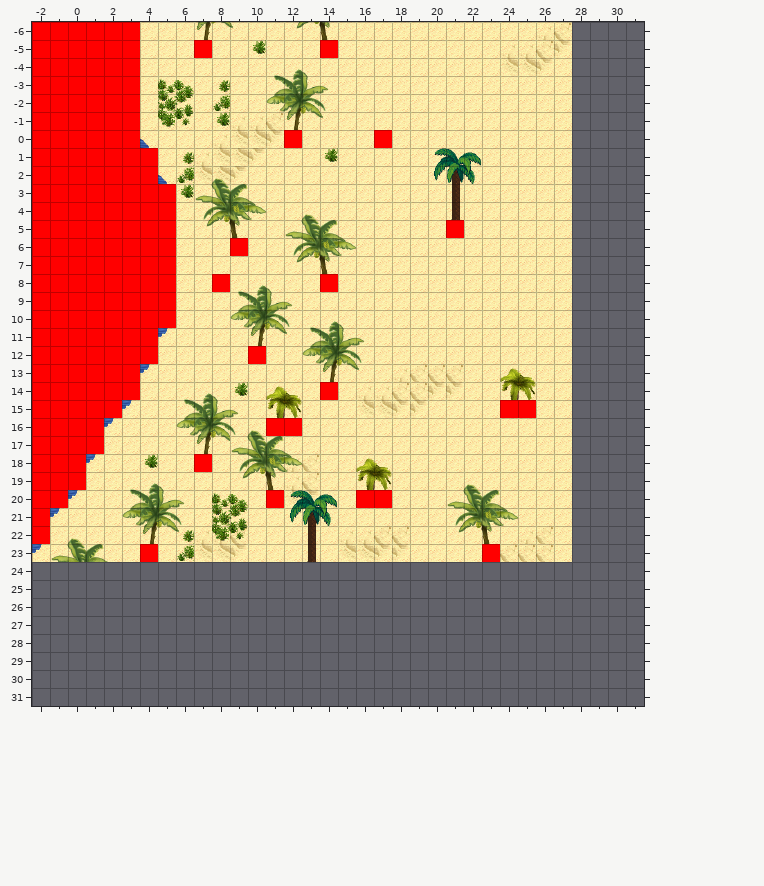
Tiled map, stored at AndorsTrail/res/xml/0_sikhw_city_x1_y3.tmx. Above, as it was before the edit.
Cells are 32x32 px. Shown: x -2..31, y -6..31. The old version is drawn lined up with the new one.
Now the later version:
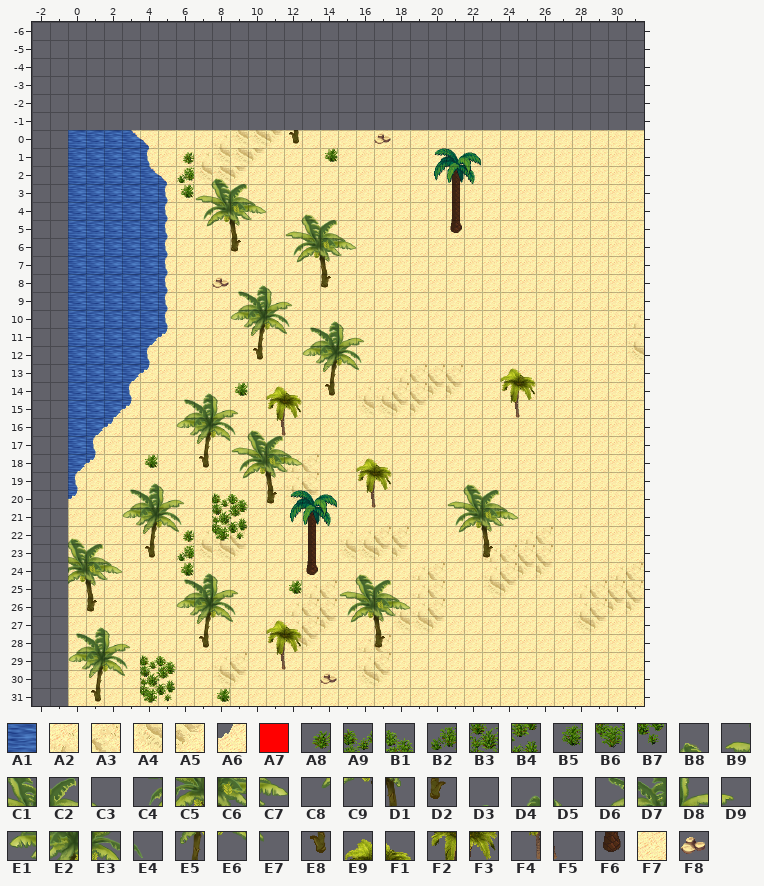
Key: from "tileset_ground_ground": A1 10; from "tileset_ground_sand_2": A2 3, A3 4, A4 8, A5 9; from "tileset_ground_sand_edges": A6 12; from "tileset_logic_collision": A7 0; from "tileset_plant_bush_large_green": A8 0, A9 1, B1 2, B2 3, B3 4, B4 5, B5 6, B6 7, B7 8; from "tileset_plant_tree_banana_tree": B8 1, B9 4, C1 5, C2 6, C3 7, C4 8, C5 9, C6 10, C7 11, C8 12, C9 13, D1 14, D2 18, D3 20, D4 21, D5 22, D6 24, D7 25, D8 26, D9 27, E1 28, E2 29, E3 30, E4 31, E5 33, E6 34, E7 35, E8 37; from "tileset_plant_tree_palm_tree": E9 0, F1 1, F2 2, F3 3, F4 4, F5 5; from "tileset_plant_tree_palm_trees": F6 17; from "tileset_terrain_desert": F7 9, F8 76.
__ is an empty cell.
Tiles replaced or removed in this view: A1, A2, A3, A4, A5, A6, A7, A8, A9, B1, B2, B3, B4, B5, B6, B7, B9, C8, C9, D1, D3, D4, D5, D6, D7, D8, D9, E1, E2, E3, E4, E5, E6, E7, F7.
The edit:
Changed rows in their new state; .. is an unchanged cell.
map size 30x30 -> 32x32 cells (old content now starts at -2,-6; both pictures use the new coordinates)
Layer "Ground":
first column x -2:
-6 __ __ __ __ __ __ __ __ __ __ __ __ __ __ __ __ __ __ __ __ __ __ __ __ __ __ __ __ __ __ .. .. .. ..
-5 __ __ __ __ __ __ __ __ __ __ __ __ __ __ __ __ __ __ __ __ __ __ __ __ __ __ __ __ __ __ .. .. .. ..
-4 __ __ __ __ __ __ __ __ __ __ __ __ __ __ __ __ __ __ __ __ __ __ __ __ __ __ __ __ __ __ .. .. .. ..
-3 __ __ __ __ __ __ __ __ __ __ __ __ __ __ __ __ __ __ __ __ __ __ __ __ __ __ __ __ __ __ .. .. .. ..
-2 __ __ __ __ __ __ __ __ __ __ __ __ __ __ __ __ __ __ __ __ __ __ __ __ __ __ __ __ __ __ .. .. .. ..
-1 __ __ __ __ __ __ __ __ __ __ __ __ __ __ __ __ __ __ __ __ __ __ __ __ __ __ __ __ __ __ .. .. .. ..
 0 __ __ .. .. .. .. .. .. .. .. .. .. .. .. .. .. .. .. .. .. .. .. .. .. .. .. .. .. .. .. F7 F7 F7 F7
 1 __ __ .. .. .. .. .. .. .. .. .. .. .. .. .. .. .. .. .. .. .. .. .. .. .. .. .. .. .. .. F7 F7 F7 F7
 2 __ __ .. .. .. .. .. .. .. .. .. .. .. .. .. .. .. .. .. .. .. .. .. .. .. .. .. .. .. .. F7 F7 F7 F7
 3 __ __ .. .. .. .. .. .. .. .. .. .. .. .. .. .. .. .. .. .. .. .. .. .. .. .. .. .. .. .. F7 F7 F7 F7
 4 __ __ .. .. .. .. .. .. .. .. .. .. .. .. .. .. .. .. .. .. .. .. .. .. .. .. .. .. .. .. F7 F7 F7 F7
 5 __ __ .. .. .. .. .. .. .. .. .. .. .. .. .. .. .. .. .. .. .. .. .. .. .. .. .. .. .. .. F7 F7 F7 F7
 6 __ __ .. .. .. .. .. .. .. .. .. .. .. .. .. .. .. .. .. .. .. .. .. .. .. .. .. .. .. .. F7 F7 F7 F7
 7 __ __ .. .. .. .. .. .. .. .. .. .. .. .. .. .. .. .. .. .. .. .. .. .. .. .. .. .. .. .. F7 F7 F7 F7
 8 __ __ .. .. .. .. .. .. .. .. .. .. .. .. .. .. .. .. .. .. .. .. .. .. .. .. .. .. .. .. F7 F7 F7 F7
 9 __ __ .. .. .. .. .. .. .. .. .. .. .. .. .. .. .. .. .. .. .. .. .. .. .. .. .. .. .. .. F7 F7 F7 F7
10 __ __ .. .. .. .. .. .. .. .. .. .. .. .. .. .. .. .. .. .. .. .. .. .. .. .. .. .. .. .. F7 F7 F7 A2
11 __ __ .. .. .. .. .. .. .. .. .. .. .. .. .. .. .. .. .. .. .. .. .. .. .. .. .. .. .. .. F7 F7 F7 A2
12 __ __ .. .. .. .. .. .. .. .. .. .. .. .. .. .. .. .. .. .. .. .. .. .. .. .. .. .. .. .. F7 F7 F7 A4
13 __ __ .. .. .. .. .. .. .. .. .. .. .. .. .. .. .. .. .. .. .. .. .. .. .. .. .. .. .. .. F7 F7 F7 F7
14 __ __ .. .. .. .. .. .. .. .. .. .. .. .. .. .. .. .. .. .. .. .. .. .. .. .. .. .. .. .. F7 F7 F7 F7
15 __ __ .. .. .. .. .. .. .. .. .. .. .. .. .. .. .. .. .. .. .. .. .. .. .. .. .. .. .. .. F7 F7 F7 F7
16 __ __ .. .. .. .. .. .. .. .. .. .. .. .. .. .. .. .. .. .. .. .. .. .. .. .. .. .. .. .. F7 F7 F7 F7
17 __ __ .. .. .. .. .. .. .. .. .. .. .. .. .. .. .. .. .. .. .. .. .. .. .. .. .. .. .. .. F7 F7 F7 F7
18 __ __ .. .. .. .. .. .. .. .. .. .. .. .. .. .. .. .. .. .. .. .. .. .. .. .. .. .. .. .. F7 F7 F7 F7
19 __ __ .. .. .. .. .. .. .. .. .. .. .. .. .. .. .. .. .. .. .. .. .. .. .. .. .. .. .. .. F7 F7 F7 F7
20 __ __ .. .. .. .. .. .. .. .. .. .. .. .. .. .. .. .. .. .. .. .. .. .. .. .. .. .. .. .. F7 F7 F7 F7
21 __ __ .. .. .. .. .. .. .. .. .. .. .. .. .. .. .. .. .. .. .. .. .. .. .. .. .. .. .. .. F7 F7 F7 F7
22 __ __ .. .. .. .. .. .. .. .. .. .. .. .. .. .. .. .. .. .. .. .. .. .. .. .. .. .. .. .. F7 F7 F7 F7
23 __ __ .. .. .. .. .. .. .. .. .. .. .. .. .. .. .. .. .. .. .. .. .. .. .. .. .. .. .. .. F7 F7 F7 F7
24 .. .. F7 F7 F7 F7 F7 F7 F7 F7 F7 F7 F7 F7 F7 F7 F7 F7 F7 F7 F7 A2 A3 F7 F7 A2 A3 A5 A5 F7 F7 F7 A2 A3
25 .. .. F7 F7 F7 F7 F7 F7 F7 F7 F7 F7 F7 F7 F7 A2 A3 F7 F7 F7 F7 A2 A3 F7 F7 A4 A5 F7 F7 F7 A2 A3 A3 A3
26 .. .. F7 F7 F7 F7 F7 F7 F7 F7 F7 F7 F7 F7 A2 A3 A3 F7 F7 F7 A2 A2 A3 F7 F7 F7 F7 F7 F7 F7 A2 A3 A5 A5
27 .. .. F7 F7 F7 F7 F7 F7 F7 F7 F7 F7 F7 F7 A2 A3 A5 F7 F7 F7 A4 A4 A5 F7 F7 F7 F7 F7 F7 F7 A4 A5 F7 F7
28 .. .. F7 F7 F7 F7 F7 F7 F7 F7 F7 F7 F7 F7 A4 A5 F7 F7 A2 A3 F7 F7 F7 F7 F7 F7 F7 F7 F7 F7 F7 F7 F7 F7
29 .. .. F7 F7 F7 F7 F7 F7 F7 F7 A2 A3 F7 F7 F7 F7 F7 F7 A2 A3 F7 F7 F7 F7 F7 F7 F7 F7 F7 F7 F7 F7 F7 F7
30 .. .. F7 F7 F7 F7 F7 F7 F7 F7 A4 A5 F7 F7 F7 F7 F7 F7 A4 A5 F7 F7 F7 F7 F7 F7 F7 F7 F7 F7 F7 F7 F7 F7
31 .. .. F7 F7 F7 F7 F7 F7 F7 F7 F7 F7 F7 F7 F7 F7 F7 F7 F7 F7 F7 F7 F7 F7 F7 F7 F7 F7 F7 F7 F7 F7 F7 F7
Layer "Object":
first column x 3:
-6 __ .. .. .. .. .. .. .. .. .. .. ..
-5 __ .. .. .. __ .. .. __ .. .. .. __
-4 __ .. .. .. .. .. .. .. .. .. .. ..
-3 __ .. __ __ .. __ .. .. .. .. .. ..
-2 __ .. __ __ .. __ .. .. .. .. .. ..
-1 __ .. __ __ .. __ .. .. .. .. .. ..
first column x -2:
20 .. __ .. .. .. .. .. .. .. .. .. .. .. .. .. .. .. .. .. ..
21 __ __ .. .. .. .. .. .. .. .. .. .. .. .. .. .. .. .. .. ..
22 __ .. .. .. .. .. .. .. .. .. .. .. .. .. .. .. .. .. .. ..
23 __ .. .. .. .. .. .. .. .. .. .. .. .. .. .. .. .. .. .. ..
24 .. .. .. .. .. .. .. .. B5 .. .. .. .. .. .. F6 .. .. .. ..
25 .. .. .. .. .. .. .. .. .. .. .. .. .. .. B5 .. .. .. .. ..
26 .. .. .. D2 .. .. .. .. .. .. .. .. .. .. .. .. .. .. .. ..
28 .. .. .. .. .. .. .. .. .. E8 .. .. .. .. .. .. .. .. .. D2
29 .. .. .. .. .. .. A9 B1 .. .. .. .. .. F4 F5 .. .. .. .. ..
30 .. .. .. .. .. .. B3 B4 .. .. .. .. .. .. .. .. F8 .. .. ..
31 .. .. .. E8 .. .. B6 B7 .. .. B5 .. .. .. .. .. .. .. .. ..
Layer "Above":
first column x 7:
-6 __ __ __ .. .. __ __ __
-4 .. .. .. .. __ __ __ ..
-3 .. .. .. .. __ __ __ __
-2 .. .. .. .. __ __ __ __
-1 .. .. .. .. .. __ __ __
first column x -1:
23 __ .. .. .. .. .. .. .. .. .. .. .. .. .. .. .. .. .. .. ..
24 .. C5 C6 C7 .. .. .. D3 D4 D5 .. .. .. .. .. .. .. B8 .. ..
25 .. C9 D1 .. .. .. .. D6 D7 D8 D9 .. .. .. .. .. B9 C1 C2 C3
26 .. .. .. .. .. .. .. E1 E2 E3 E4 .. .. .. .. .. C4 C5 C6 C7
27 .. D3 D4 D5 .. .. .. .. E5 E6 E7 .. E9 F1 .. .. C8 C9 D1 ..
28 .. D6 D7 D8 D9 .. .. .. .. .. .. .. F2 F3 .. .. .. .. .. ..
29 .. E1 E2 E3 E4 .. .. .. .. .. .. .. .. .. .. .. .. .. .. ..
30 .. .. E5 E6 E7 .. .. .. .. .. .. .. .. .. .. .. .. .. .. ..
Layer "Walkable" (now hidden):
first column x -2:
-6 __ __ __ __ __ __ .. .. .. .. .. .. .. .. .. .. .. .. .. .. .. .. .. .. .. .. .. ..
-5 __ __ __ __ __ __ .. .. .. __ .. .. .. .. .. .. __ .. .. .. .. .. .. .. .. .. .. ..
-4 __ __ __ __ __ __ .. .. .. .. .. .. .. .. .. .. .. .. .. .. .. .. .. .. .. .. .. ..
-3 __ __ __ __ __ __ .. .. .. .. .. .. .. .. .. .. .. .. .. .. .. .. .. .. .. .. .. ..
-2 __ __ __ __ __ __ .. .. .. .. .. .. .. .. .. .. .. .. .. .. .. .. .. .. .. .. .. ..
-1 __ __ __ __ __ __ .. .. .. .. .. .. .. .. .. .. .. .. .. .. .. .. .. .. .. .. .. ..
 0 __ __ __ __ __ __ .. .. .. .. .. .. .. .. __ .. .. .. .. __ .. .. .. .. .. .. .. ..
 1 __ __ __ __ __ __ __ .. .. .. .. .. .. .. .. .. .. .. .. .. .. .. .. .. .. .. .. ..
 2 __ __ __ __ __ __ __ .. .. .. .. .. .. .. .. .. .. .. .. .. .. .. .. .. .. .. .. ..
 3 __ __ __ __ __ __ __ __ .. .. .. .. .. .. .. .. .. .. .. .. .. .. .. .. .. .. .. ..
 4 __ __ __ __ __ __ __ __ .. .. .. .. .. .. .. .. .. .. .. .. .. .. .. .. .. .. .. ..
 5 __ __ __ __ __ __ __ __ .. .. .. .. .. .. .. .. .. .. .. .. .. .. .. __ .. .. .. ..
 6 __ __ __ __ __ __ __ __ .. .. .. __ .. .. .. .. .. .. .. .. .. .. .. .. .. .. .. ..
 7 __ __ __ __ __ __ __ __ .. .. .. .. .. .. .. .. .. .. .. .. .. .. .. .. .. .. .. ..
 8 __ __ __ __ __ __ __ __ .. .. __ .. .. .. .. .. __ .. .. .. .. .. .. .. .. .. .. ..
 9 __ __ __ __ __ __ __ __ .. .. .. .. .. .. .. .. .. .. .. .. .. .. .. .. .. .. .. ..
10 __ __ __ __ __ __ __ __ .. .. .. .. .. .. .. .. .. .. .. .. .. .. .. .. .. .. .. ..
11 __ __ __ __ __ __ __ .. .. .. .. .. .. .. .. .. .. .. .. .. .. .. .. .. .. .. .. ..
12 __ __ __ __ __ __ __ .. .. .. .. .. __ .. .. .. .. .. .. .. .. .. .. .. .. .. .. ..
13 __ __ __ __ __ __ .. .. .. .. .. .. .. .. .. .. .. .. .. .. .. .. .. .. .. .. .. ..
14 __ __ __ __ __ __ .. .. .. .. .. .. .. .. .. .. __ .. .. .. .. .. .. .. .. .. .. ..
15 __ __ __ __ __ .. .. .. .. .. .. .. .. .. .. .. .. .. .. .. .. .. .. .. .. .. __ __
16 __ __ __ __ .. .. .. .. .. .. .. .. .. __ __ .. .. .. .. .. .. .. .. .. .. .. .. ..
17 __ __ __ __ .. .. .. .. .. .. .. .. .. .. .. .. .. .. .. .. .. .. .. .. .. .. .. ..
18 __ __ __ .. .. .. .. .. .. __ .. .. .. .. .. .. .. .. .. .. .. .. .. .. .. .. .. ..
19 __ __ __ .. .. .. .. .. .. .. .. .. .. .. .. .. .. .. .. .. .. .. .. .. .. .. .. ..
20 __ __ .. .. .. .. .. .. .. .. .. .. .. __ .. .. .. .. __ __ .. .. .. .. .. .. .. ..
21 __ .. .. .. .. .. .. .. .. .. .. .. .. .. .. .. .. .. .. .. .. .. .. .. .. .. .. ..
22 __ .. .. .. .. .. .. .. .. .. .. .. .. .. .. .. .. .. .. .. .. .. .. .. .. .. .. ..
23 .. .. .. .. .. .. __ .. .. .. .. .. .. .. .. .. .. .. .. .. .. .. .. .. .. __ .. ..
